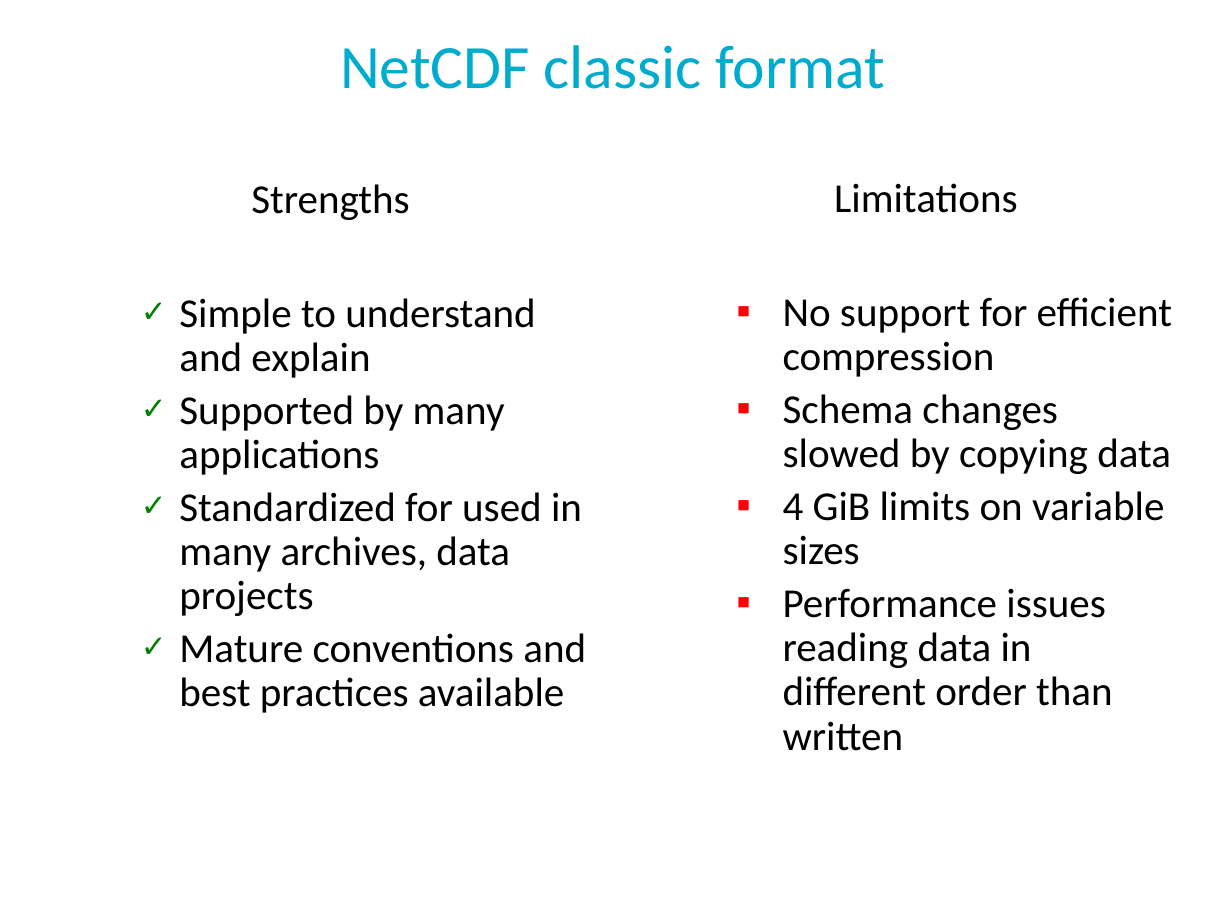
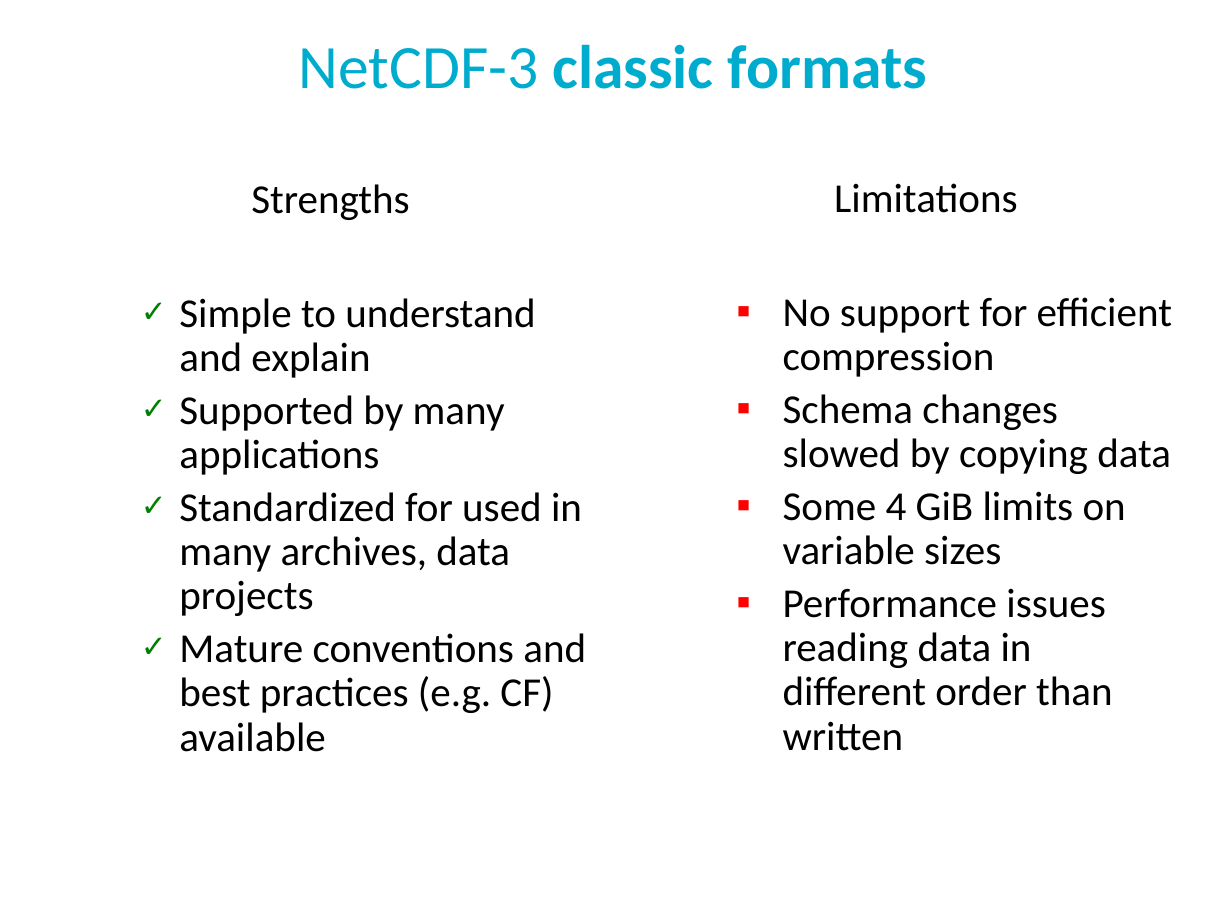
Before and after one commit to Unidata/python-workshop, a slide deck: slide 14 of presentations/netcdf-intro.pptx. Drawn at 1232x924 pixels with LibreOffice and Linux fonts; fonts in the diff are those of the drawing; background and template pictures are left out. Boxes give left, top, right and bottom in pixels: in the first picture for what was removed or moved away, otherwise in the second. Text is boxed around its words. In the diff, an @@ line names an element or a change of style, - is before the commit and + after.

```diff
--- a/presentations/netcdf-intro.pptx
+++ b/presentations/netcdf-intro.pptx
@@ title at (x1=299, y1=44, x2=927, y2=89): text changed; bold on @@
-NetCDF classic format
+NetCDF-3 classic formats
@@ text at (x1=783, y1=491, x2=1126, y2=565): text changed @@
-  ▪ 4 GiB limits on variable sizes
+  ▪ Some 4 GiB limits on variable sizes
@@ text at (x1=179, y1=633, x2=586, y2=752): text changed @@
-  ✓ Mature conventions and best practices available
+  ✓ Mature conventions and best practices (e.g. CF) available
```
Also in this commit, not shown: 16 other slides changed, 1 other file.
